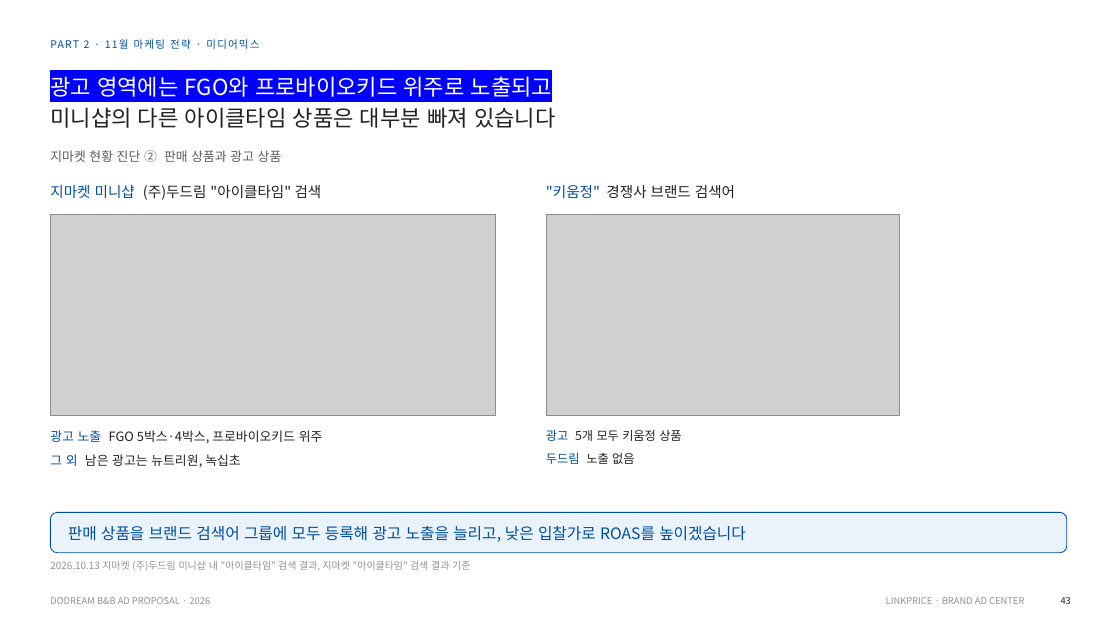
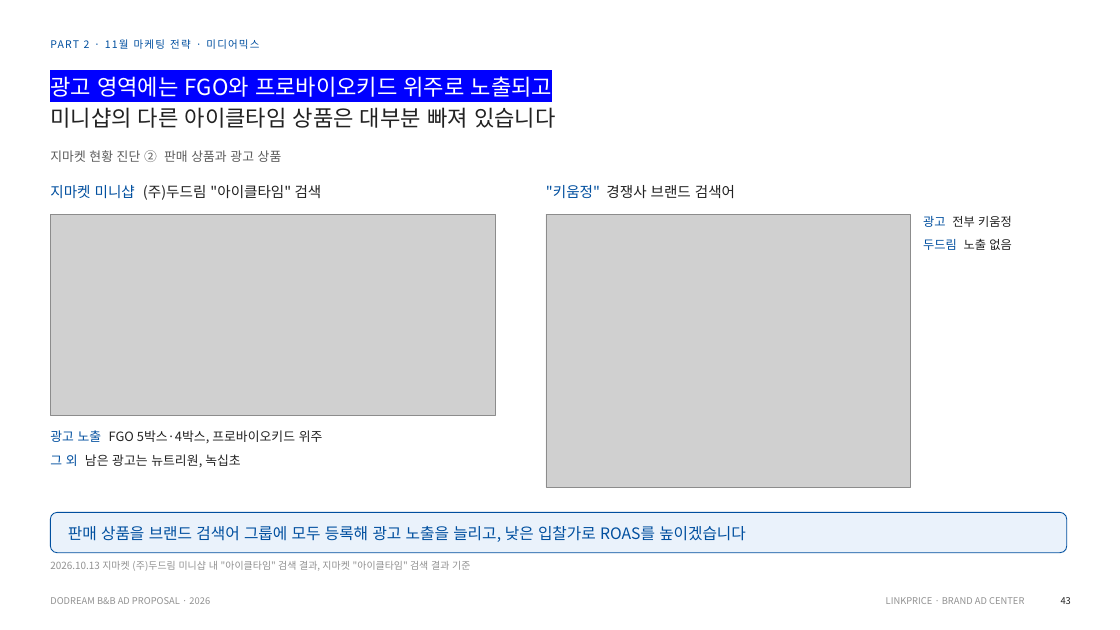
Before and after one commit to sonnet24/mypage, a slide deck: slide 1 of 지마켓_브랜드검색어_통합_1장.pptx. Drawn at 1120x630 pixels with LibreOffice and Linux fonts; fonts in the diff are those of the drawing; grey boxes stand for pictures. Boxes give left, top, right and bottom in pixels: in the first picture for what was removed or moved away, otherwise in the second. Text is boxed around its words. In the diff, an @@ line names an element or a change of style, - is before the commit and + after.

```diff
--- a/지마켓_브랜드검색어_통합_1장.pptx
+++ b/지마켓_브랜드검색어_통합_1장.pptx
@@ picture resized from (x1=546, y1=214, x2=900, y2=416) to (x1=546, y1=214, x2=911, y2=487) @@
@@ text at (x1=923, y1=216, x2=1012, y2=227): text changed @@
-광고 5개 모두 키움정 상품
+광고 전부 키움정
@@ text "광고 전부 키움정" moved from (x1=546, y1=430, x2=681, y2=464) to (x1=923, y1=216, x2=1012, y2=250) @@
```
